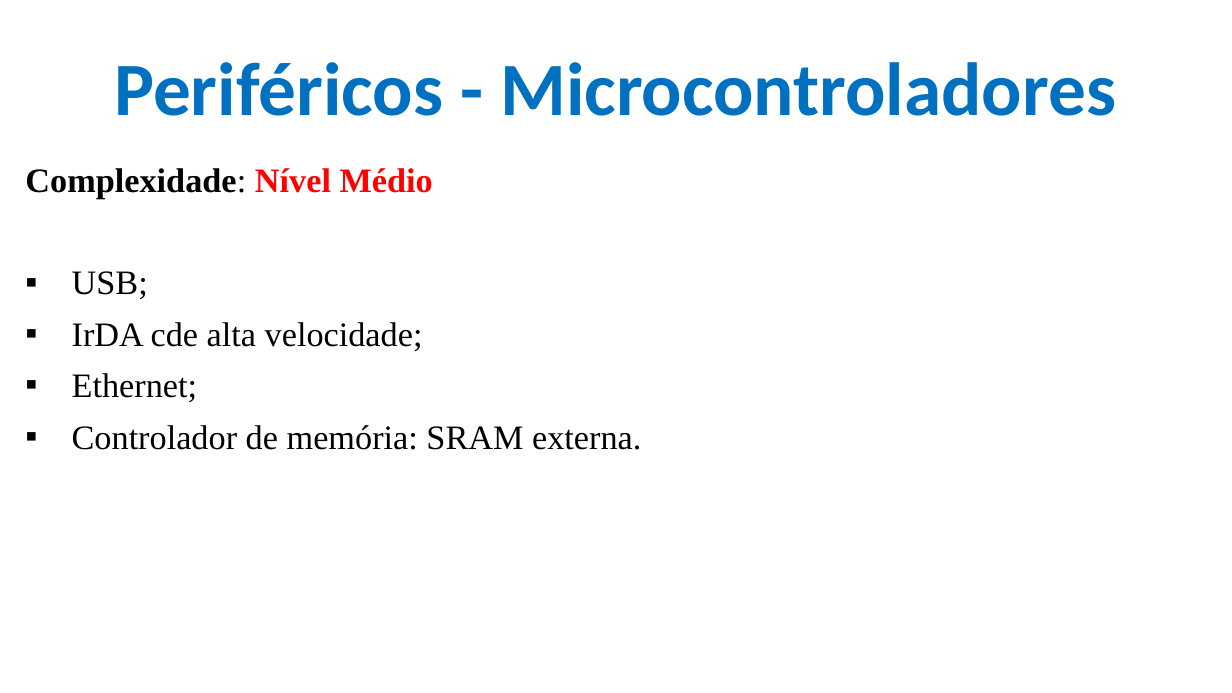
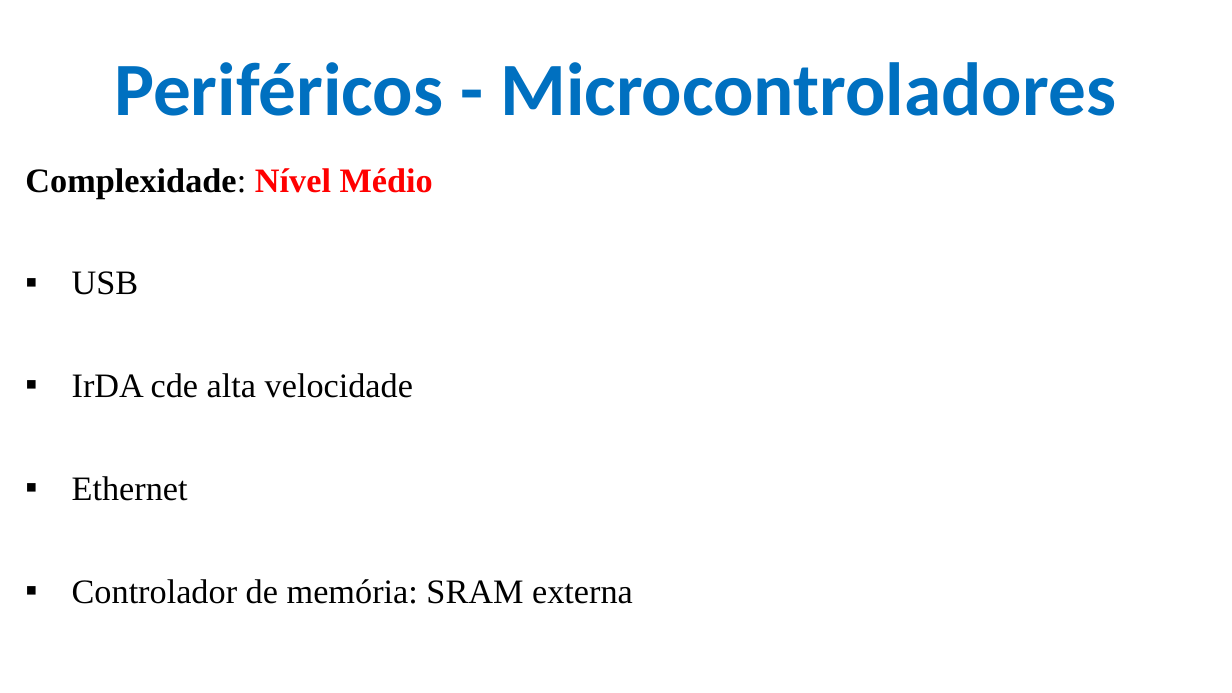
Before and after one commit to CloudEducationBrazil/WydenArea1ProgramacaoMicrocontroladores, a slide deck: slide 15 of 01 Classes/Aula 05 - Programação Microcontroladores - Periféricos Integrados - Portas e Conversores.pptx. Drawn at 1232x693 pixels with LibreOffice and Linux fonts; fonts in the diff are those of the drawing; background and template pictures are left out. Boxes give left, top, right and bottom in pixels: in the first picture for what was removed or moved away, otherwise in the second. Text is boxed around its words. In the diff, an @@ line names an element or a change of style, - is before the commit and + after.

Commit message:
Aula 05 Microcont- ajuste 20042023

```diff
--- a/01 Classes/Aula 05 - Programação Microcontroladores - Periféricos Integrados - Portas e Conversores.pptx
+++ b/01 Classes/Aula 05 - Programação Microcontroladores - Periféricos Integrados - Portas e Conversores.pptx
@@ text at <box>72,271,633,604</box>: text changed @@
-▪ USB;
-▪ IrDA cde alta velocidade;
-▪ Ethernet;
-▪ Controlador de memória: SRAM externa.
+▪ USB
+▪ IrDA cde alta velocidade
+▪ Ethernet
+▪ Controlador de memória: SRAM externa
```
Also in this commit, not shown: 5 other slides changed.
